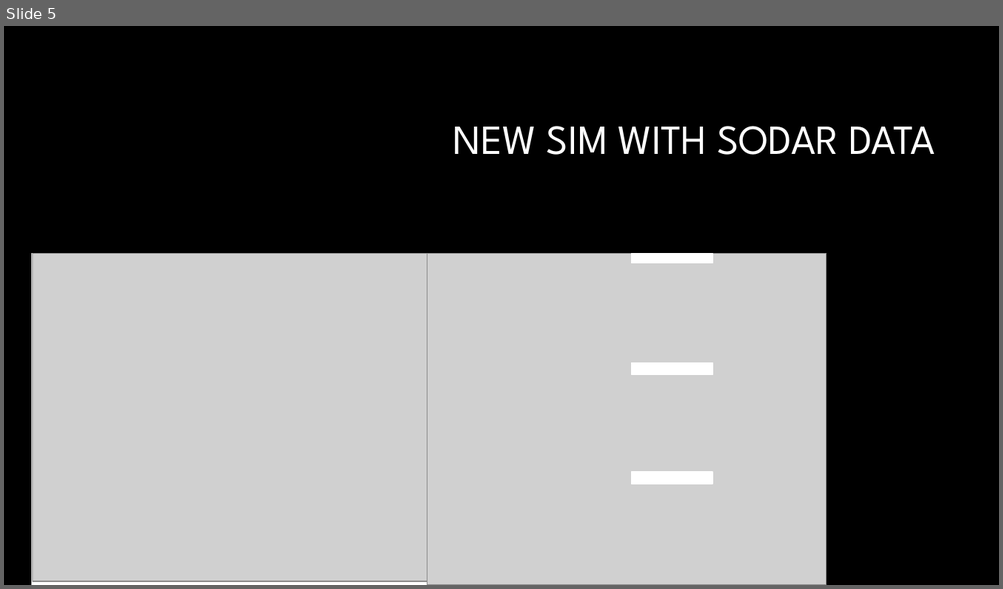
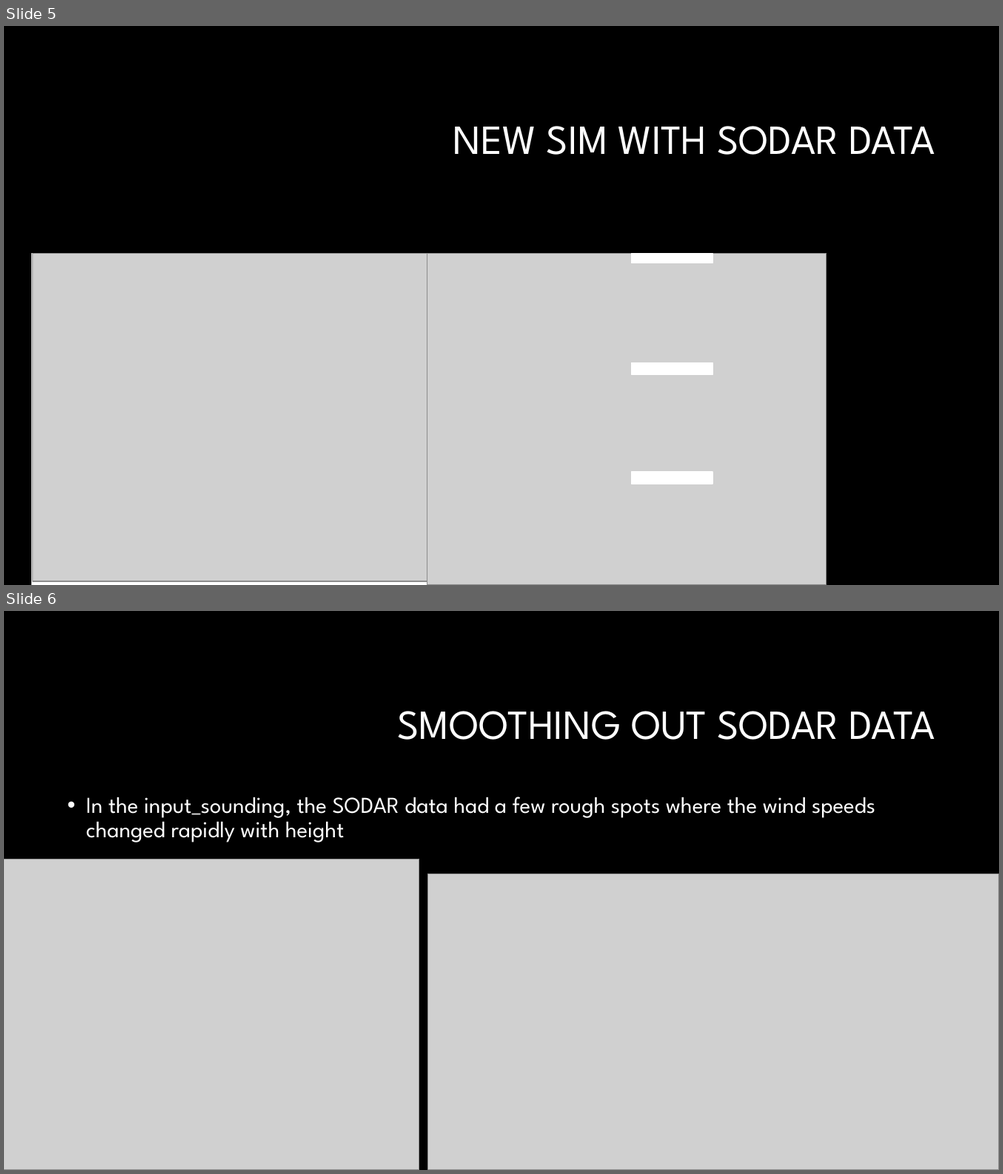
Before and after one commit to Jeremy-Benik/Meeting_Notes, a slide deck: weekly_meetings/09092022_Presentation.pptx. Shown one above the other, each under a label of ours: slide 5 before the commit, slides 5 and 6 after it. The pictures are 1003x589 and 1003x1174 pixels, drawn with LibreOffice and Linux fonts; fonts in the diff are those of the drawing; grey boxes stand for pictures; background and template pictures are left out. Boxes give left, top, right and bottom in pixels: in the first picture for what was removed or moved away, otherwise in the second. Text is boxed around its words. In the diff, an @@ line names an element or a change of style, - is before the commit and + after.

```diff
--- a/weekly_meetings/09092022_Presentation.pptx
+++ b/weekly_meetings/09092022_Presentation.pptx
@@ slide 6 added at (4, 611, 999, 1170), background #000000 @@
@@ title added at (397, 711, 935, 740), 40 pt, text #FFFFFF @@
+SMOOTHING OUT SODAR DATA
@@ text added at (86, 797, 875, 843), 22 pt, text #FFFFFF @@
+• In the input_sounding, the SODAR data had a few rough spots where the wind speeds changed rapidly with height
@@ picture added at (4, 860, 420, 1170) @@
@@ picture added at (428, 874, 999, 1170) @@
```
Also in this commit, not shown: 1 slide changed, 2 other slides added.
